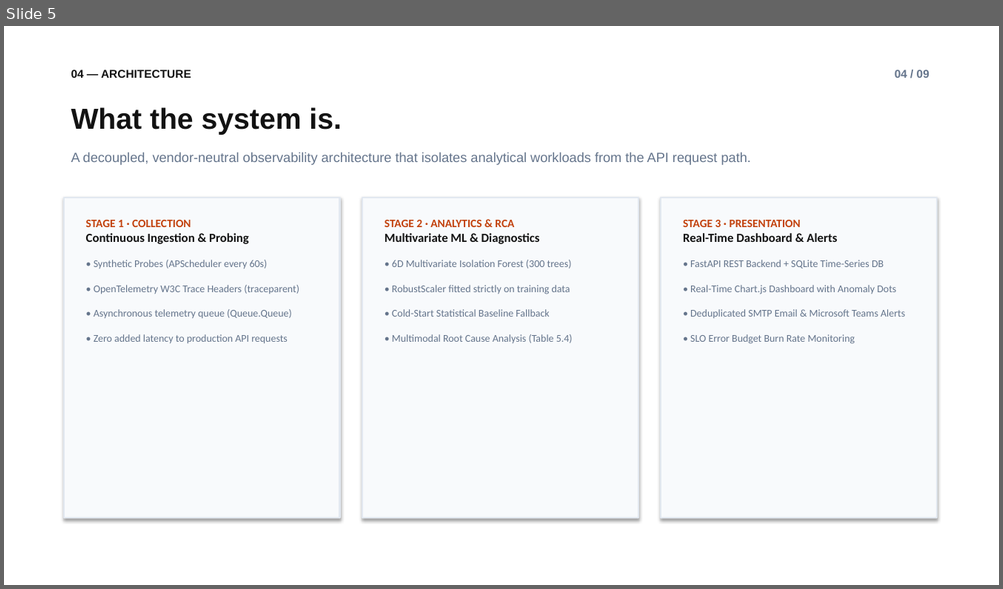
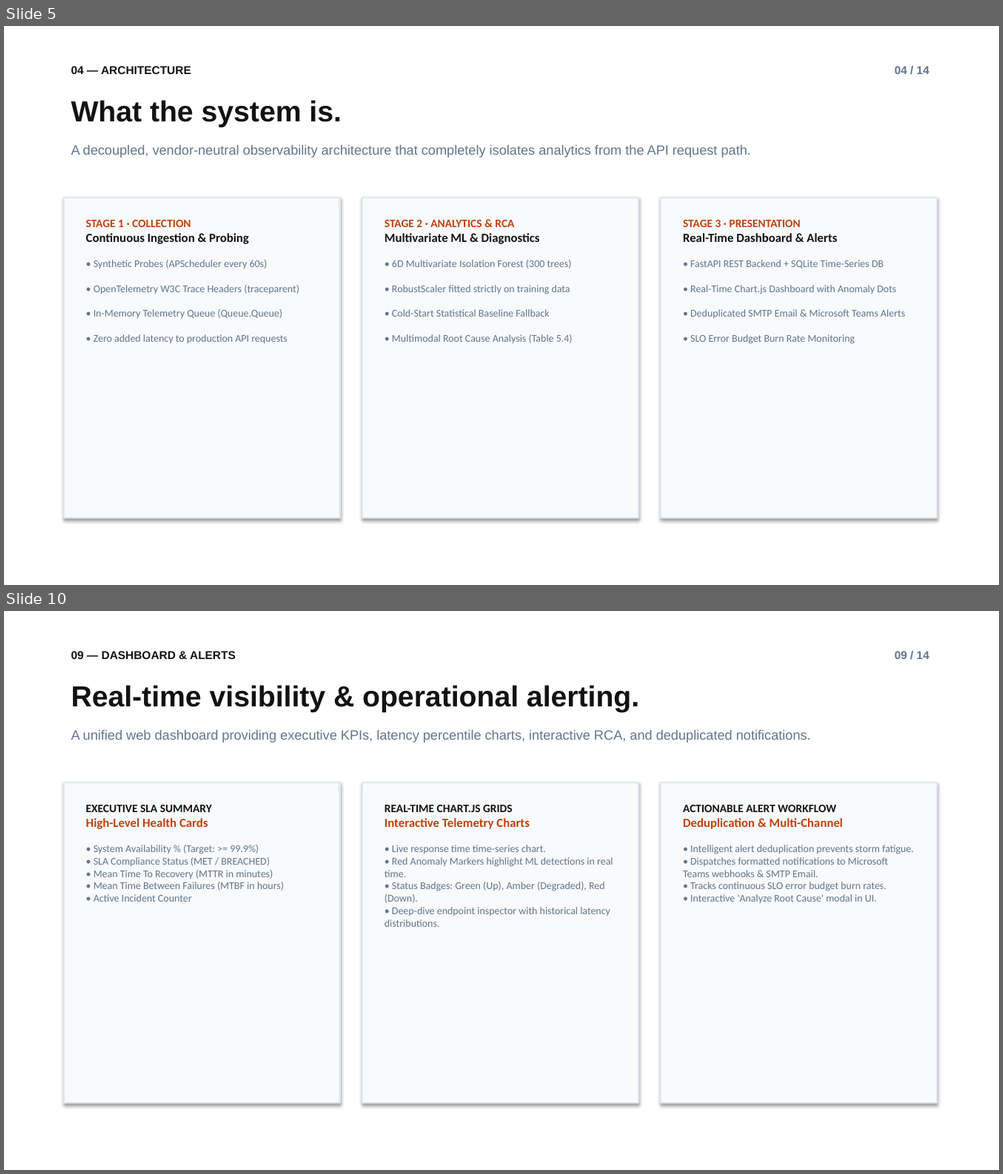
Before and after one commit to Bit06/Enterprise-APM-Dashboard, a slide deck: APM_Project_Presentation.pptx. Shown one above the other, each under a label of ours: slide 5 before the commit, slides 5 and 10 after it; the slides between them are not shown. The pictures are 1003x589 and 1003x1174 pixels, drawn with LibreOffice and Linux fonts; fonts in the diff are those of the drawing. Boxes give left, top, right and bottom in pixels: in the first picture for what was removed or moved away, otherwise in the second. Text is boxed around its words. In the diff, an @@ line names an element or a change of style, - is before the commit and + after.

```diff
--- a/APM_Project_Presentation.pptx
+++ b/APM_Project_Presentation.pptx
@@ slide 10 added at (4, 611, 999, 1170), background #FFFFFF @@
@@ text added at (71, 651, 236, 659), 11 pt, text #121212, bold @@
+09 — DASHBOARD & ALERTS
@@ text added at (894, 651, 929, 659), 11 pt, text #64748B, bold @@
+09 / 14
@@ text added at (71, 685, 639, 712), 28 pt, text #121212, bold @@
+Real-time visibility & operational alerting.
@@ text added at (71, 730, 811, 743), 13 pt, text #64748B @@
+A unified web dashboard providing executive KPIs, latency percentile charts, interactive RCA, and deduplicated notifications.
@@ rectangle added at (64, 783, 340, 1103), fill #F8FAFC, outline #E2E8F0 1.5 pt @@
@@ rectangle added at (362, 783, 638, 1103), fill #F8FAFC, outline #E2E8F0 1.5 pt @@
@@ rectangle added at (660, 783, 936, 1103), fill #F8FAFC, outline #E2E8F0 1.5 pt @@
@@ text added at (86, 805, 284, 902), 10 pt, text #64748B @@
+EXECUTIVE SLA SUMMARY
+High-Level Health Cards
+• System Availability % (Target: >= 99.9%)
+• SLA Compliance Status (MET / BREACHED)
+• Mean Time To Recovery (MTTR in minutes)
+• Mean Time Between Failures (MTBF in hours)
+• Active Incident Counter
@@ text added at (384, 805, 613, 927), 10 pt, text #64748B @@
+REAL-TIME CHART.JS GRIDS
+Interactive Telemetry Charts
+• Live response time time-series chart.
+• Red Anomaly Markers highlight ML detections in real time.
+• Status Badges: Green (Up), Amber (Degraded), Red (Down).
+• Deep-dive endpoint inspector with historical latency distributions.
@@ text added at (683, 805, 913, 903), 10 pt, text #64748B @@
+ACTIONABLE ALERT WORKFLOW
+Deduplication & Multi-Channel
+• Intelligent alert deduplication prevents storm fatigue.
+• Dispatches formatted notifications to Microsoft Teams webhooks & SMTP Email.
+• Tracks continuous SLO error budget burn rates.
+• Interactive 'Analyze Root Cause' modal in UI.
@@ slide 5 changed as well @@
@@ text "04 — ARCHITECTURE": place and size @@
-text "04 — ARCHITECTURE" at (71, 70, 191, 78)
+text "04 — ARCHITECTURE" at (71, 66, 191, 74)
@@ text at (894, 66, 929, 74): text changed @@
-04 / 09
+04 / 14
@@ text "What the system is.": place and size @@
-text "What the system is." at (71, 107, 341, 135)
+text "What the system is." at (71, 100, 341, 127)
@@ text at (71, 145, 751, 158): text changed @@
-A decoupled, vendor-neutral observability architecture that isolates analytical workloads from the API request path.
+A decoupled, vendor-neutral observability architecture that completely isolates analytics from the API request path.
@@ text at (94, 309, 282, 318): text changed @@
-• Asynchronous telemetry queue (Queue.Queue)
+• In-Memory Telemetry Queue (Queue.Queue)
```
Also in this commit, not shown: 9 other slides changed, 4 other slides added, 2 other files.
